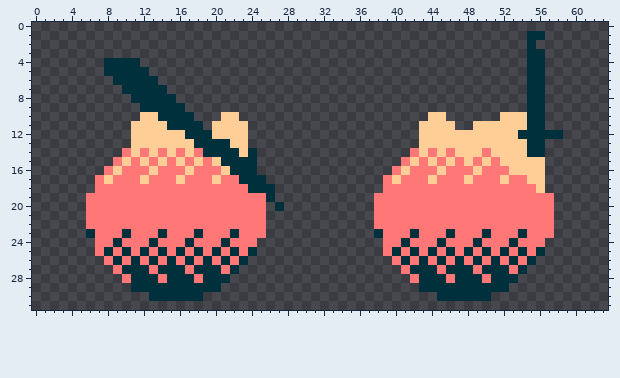
Edited in one commit: pixel-art sprite (assets/units.png). The first picture shows the starting point.
The file is 64x32 pixels.
New version:
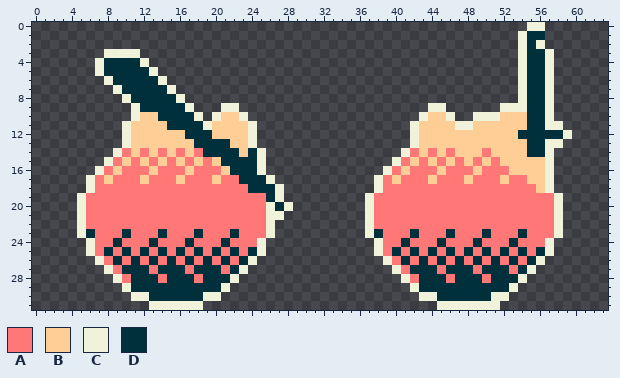
Palette (. is transparent): A #ff7777  B #ffce96  C #f1f2da  D #00303b
Difference:
y 0: x 55..56 .. -> CC
y 1: x 54 . -> C
y 2: x 54 . -> C; x 56 . -> C
y 3: x 8..11 .... -> CCCC; x 54 . -> C; x 57 . -> C
y 4: x 7 . -> C; x 12 . -> C; x 54 . -> C; x 57 . -> C
y 5: x 7 . -> C; x 13 . -> C; x 54 . -> C; x 57 . -> C
y 6: x 8 . -> C; x 14 . -> C; x 54 . -> C; x 57 . -> C
y 7: x 9 . -> C; x 15 . -> C; x 54 . -> C; x 57 . -> C
y 8: x 10 . -> C; x 16 . -> C; x 54 . -> C; x 57 . -> C
y 9: x 11 . -> C; x 17 . -> C; x 21..22 .. -> CC; x 44..45 .. -> CC; x 52..54 ... -> CCC; x 57 . -> C
y 10: x 11 . -> C; x 18 . -> C; x 20 . -> C; x 23 . -> C; x 43 . -> C; x 46 . -> C; x 49..51 ... -> CCC; x 57 . -> C
y 11: x 10 . -> C; x 19 . -> C; x 24 . -> C; x 42 . -> C; x 47..48 .. -> CC; x 57..58 .. -> CC
y 12: x 10 . -> C; x 24 . -> C; x 42 . -> C; x 59 . -> C
y 13: x 10 . -> C; x 24 . -> C; x 42 . -> C; x 57..58 .. -> CC
y 14: x 9 . -> C; x 25 . -> C; x 41 . -> C; x 57 . -> C
y 15: x 8 . -> C; x 25 . -> C; x 40 . -> C; x 57 . -> C
y 16: x 7 . -> C; x 25 . -> C; x 39 . -> C; x 57 . -> C
y 17: x 6 . -> C; x 26 . -> C; x 38 . -> C; x 57 . -> C
y 18: x 6 . -> C; x 27 . -> C; x 38 . -> C; x 57 . -> C
y 19: x 5 . -> C; x 27 . -> C; x 37 . -> C; x 58 . -> C
y 20: x 5 . -> C; x 26 . -> C; x 28 . -> C; x 37 . -> C; x 58 . -> C
y 21: x 5 . -> C; x 26..27 .. -> CC; x 37 . -> C; x 58 . -> C
y 22..23: x 5 . -> C; x 26 . -> C; x 37 . -> C; x 58 . -> C
y 24..25: x 6 . -> C; x 25 . -> C; x 38 . -> C; x 57 . -> C
y 26: x 7 . -> C; x 24 . -> C; x 39 . -> C; x 56 . -> C
y 27: x 8 . -> C; x 23 . -> C; x 40 . -> C; x 55 . -> C
y 28: x 9 . -> C; x 22 . -> C; x 41 . -> C; x 54 . -> C
y 29: x 10 . -> C; x 21 . -> C; x 42 . -> C; x 53 . -> C
y 30: x 11..12 .. -> CC; x 19..20 .. -> CC; x 43..44 .. -> CC; x 51..52 .. -> CC
y 31: x 13..18 ...... -> CCCCCC; x 45..51 ....... -> CCCCCCC
